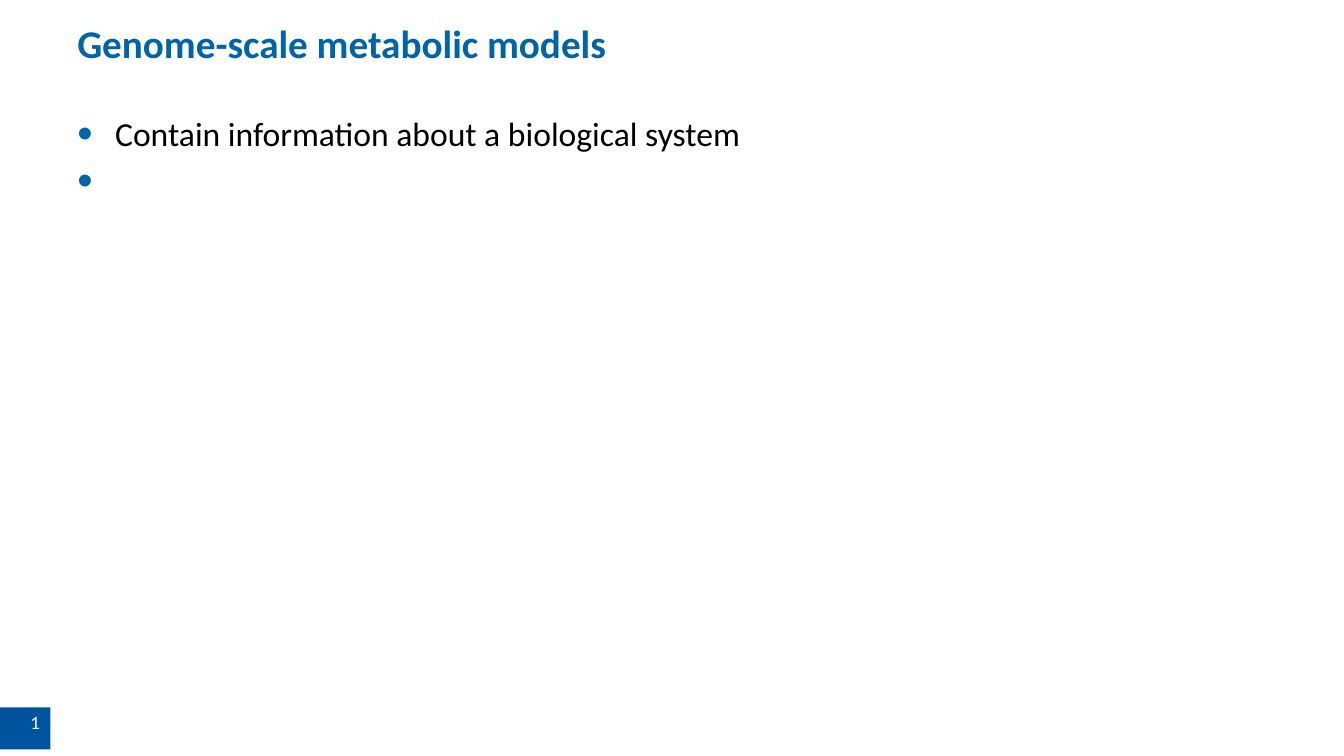
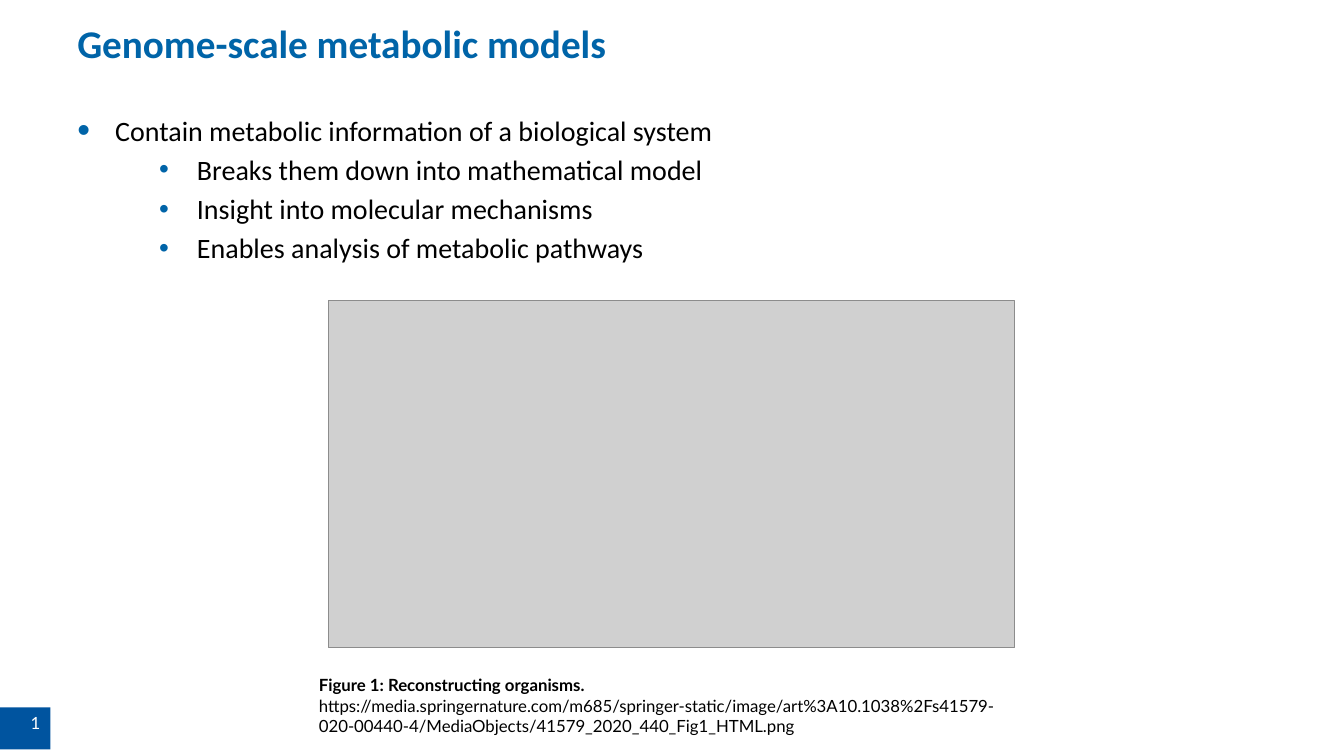
Before and after one commit to iAMB-RWTH-Aachen/BioLabSim, a slide deck: slide 2 of MetEngSim_Introduction.pptx. Drawn at 1344x756 pixels with LibreOffice and Linux fonts; fonts in the diff are those of the drawing; grey boxes stand for pictures; background and template pictures are left out. Boxes give left, top, right and bottom in pixels: in the first picture for what was removed or moved away, otherwise in the second. Text is boxed around its words. In the diff, an @@ line names an element or a change of style, - is before the commit and + after.

```diff
--- a/MetEngSim_Introduction.pptx
+++ b/MetEngSim_Introduction.pptx
@@ text at [115, 121, 712, 263]: text changed; size 24 to 20 pt @@
-• Contain information about a biological system
+• Contain metabolic information of a biological system
+  • Breaks them down into mathematical model
+  • Insight into molecular mechanisms
+  • Enables analysis of metabolic pathways
@@ picture added at [329, 300, 1015, 648] @@
@@ text added at [319, 678, 994, 735], 12 pt, text #000000 @@
+Figure 1: Reconstructing organisms.
+https://media.springernature.com/m685/springer-static/image/art%3A10.1038%2Fs41579-020-00440-4/MediaObjects/41579_2020_440_Fig1_HTML.png
```
Also in this commit, not shown: 5 other slides changed, 1 slide added.
